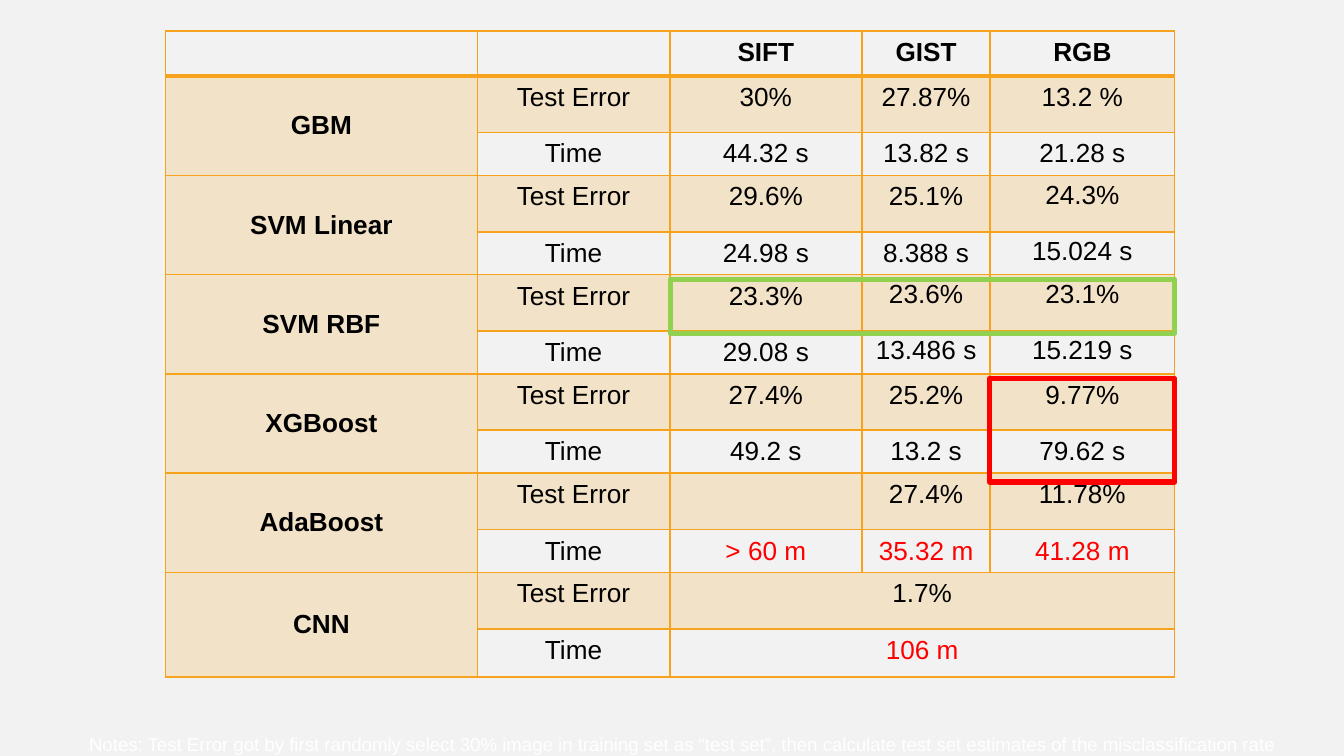
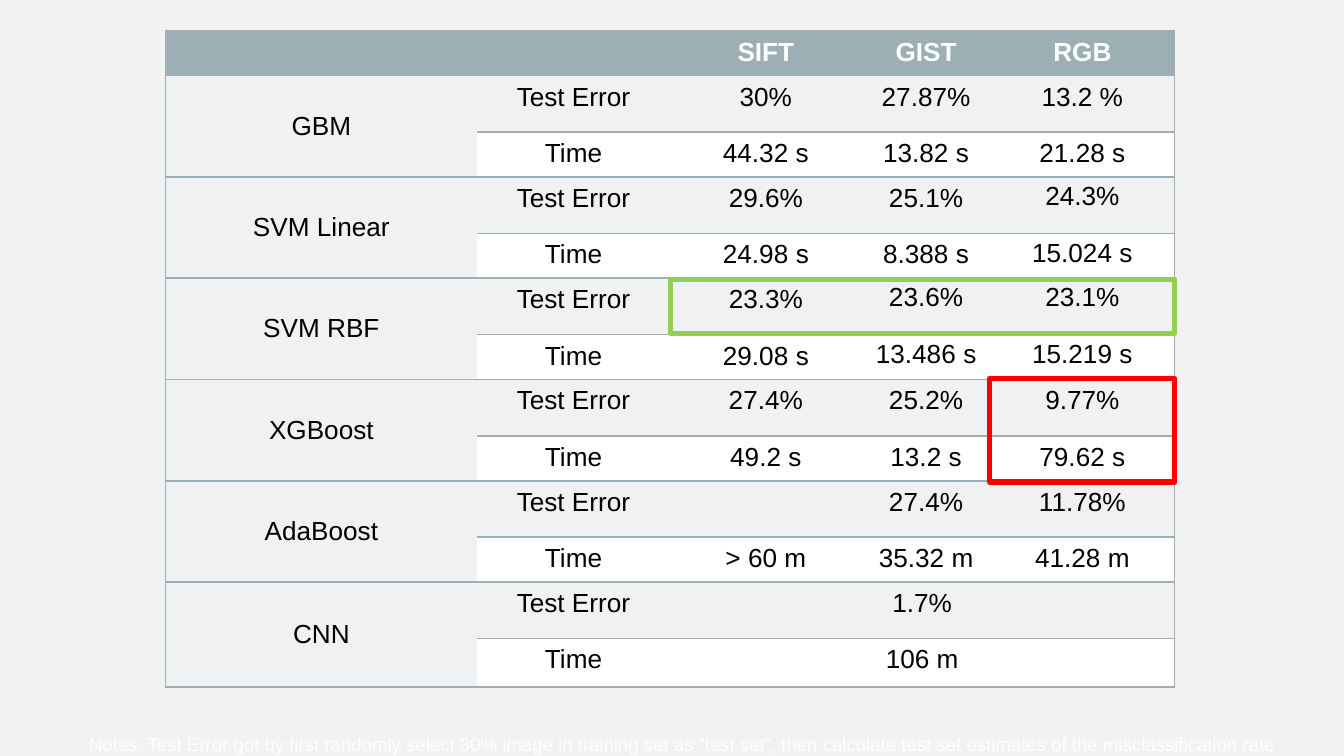
Before and after one commit to JingyiWang3/Predictive-Analytics-on-Image-Data, a slide deck: slide 11 of doc/Group9_Presentation.pptx. Drawn at 1344x756 pixels with LibreOffice and Linux fonts; fonts in the diff are those of the drawing. Boxes give left, top, right and bottom in pixels: in the first picture for what was removed or moved away, otherwise in the second. Text is boxed around its words. In the diff, an @@ line names an element or a change of style, - is before the commit and + after.

```diff
--- a/doc/Group9_Presentation.pptx
+++ b/doc/Group9_Presentation.pptx
@@ table at bbox=[165, 31, 1173, 683] @@
@@ fill none to #9BAFB5 in row 1 @@
@@ fill #F6A21D at 20% opacity to #EFF2F3 in 28 cells @@
@@ fill none to #FFFFFF in 22 cells @@
@@ text colour #000000 to #FFFFFF in "SIFT", "GIST", "RGB" @@
@@ bold off in "GBM", "SVM Linear", "SVM RBF", "XGBoost" and 2 more places @@
@@ text colour #FF0000 to #000000 in "> 60 m", "35.32 m", "41.28 m", "106 m" @@
@@ borders changed @@
```
Also in this commit, not shown: 3 other slides changed.
